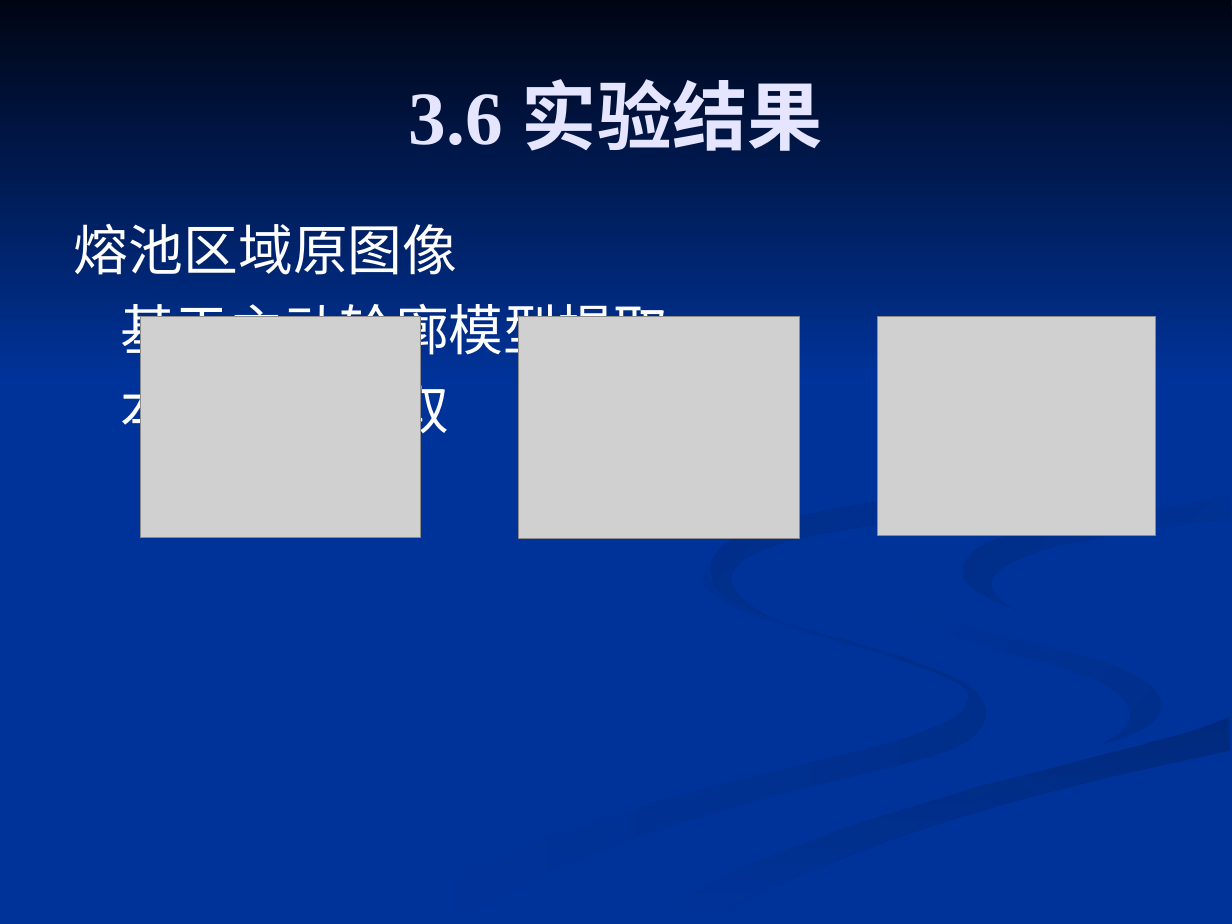
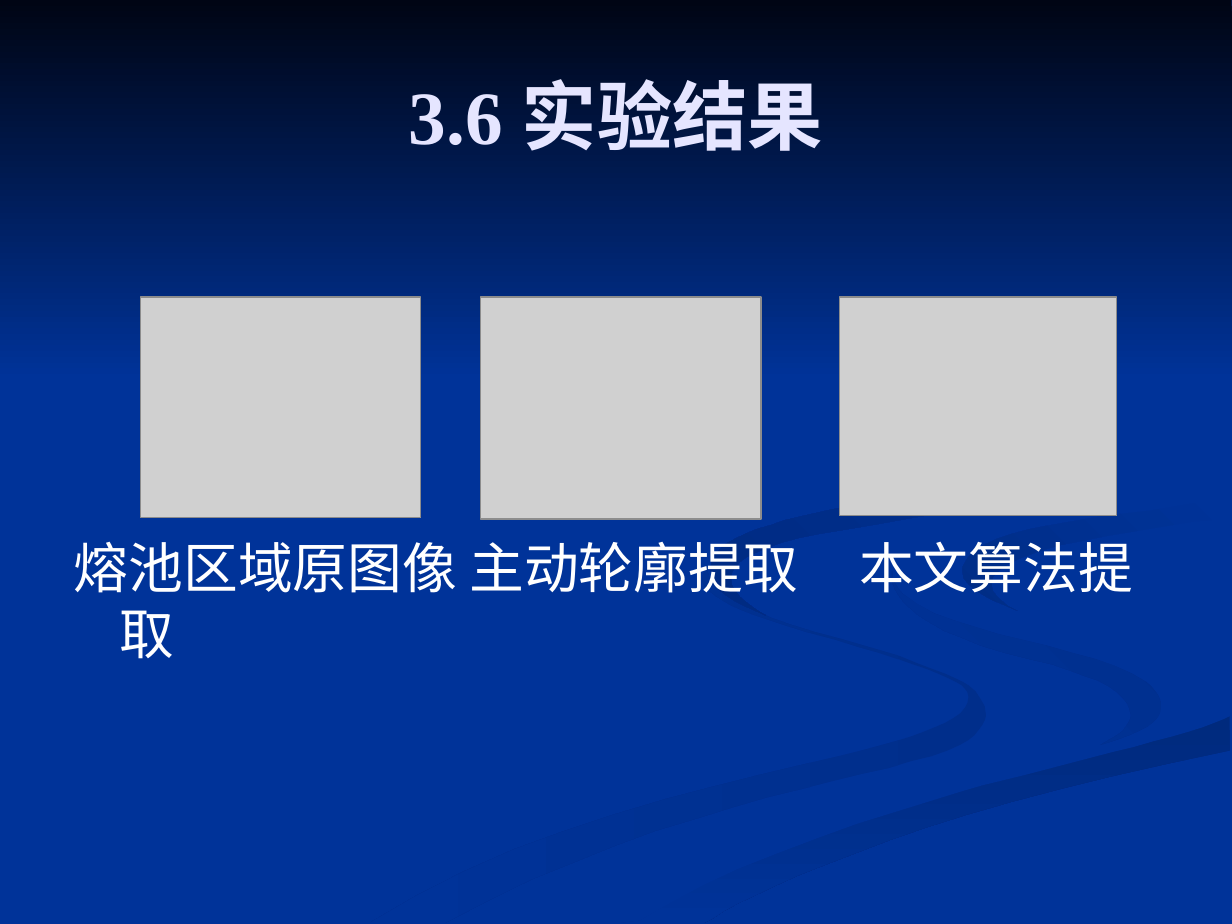
Before and after one commit to 61--/weiyanmin, a slide deck: slide 16 of 工程硕士/基于被动光的管道打底MIG焊焊缝图像处理算法的研究.ppt. Drawn at 1232x924 pixels with LibreOffice and Linux fonts; fonts in the diff are those of the drawing; grey boxes stand for pictures. Boxes give left, top, right and bottom in pixels: in the first picture for what was removed or moved away, otherwise in the second. Text is boxed around its words. In the diff, an @@ line names an element or a change of style, - is before the commit and + after.

```diff
--- a/工程硕士/基于被动光的管道打底MIG焊焊缝图像处理算法的研究.ppt
+++ b/工程硕士/基于被动光的管道打底MIG焊焊缝图像处理算法的研究.ppt
@@ picture: place and size @@
-picture at [140,317,420,537]
+picture at [140,297,420,517]
@@ picture: place and size @@
-picture at [519,317,800,538]
+picture at [480,297,761,519]
@@ freeform shape at [711,287,1101,616]: fill gradient #002B82 to #003399 to gradient #003399 to #002B82 @@
@@ picture: place and size @@
-picture at [878,317,1156,536]
+picture at [839,297,1116,516]
@@ freeform shape at [962,495,1230,611]: fill gradient #002D86 to #003399 to gradient #003399 to #002D86 @@
@@ text at [74,541,1133,593]: text changed @@
-熔池区域原图像
-基于主动轮廓模型提取
-本文算法提取
+熔池区域原图像 主动轮廓提取 本文算法提取
@@ freeform shape at [370,565,986,923]: fill gradient #003399 to #002E8B to gradient #002E8B to #003399 @@
@@ freeform shape at [892,572,1162,745]: fill gradient #003399 to #002E8B to gradient #002E8B to #003399 @@
```
Also in this commit, not shown: 31 other slides changed.
